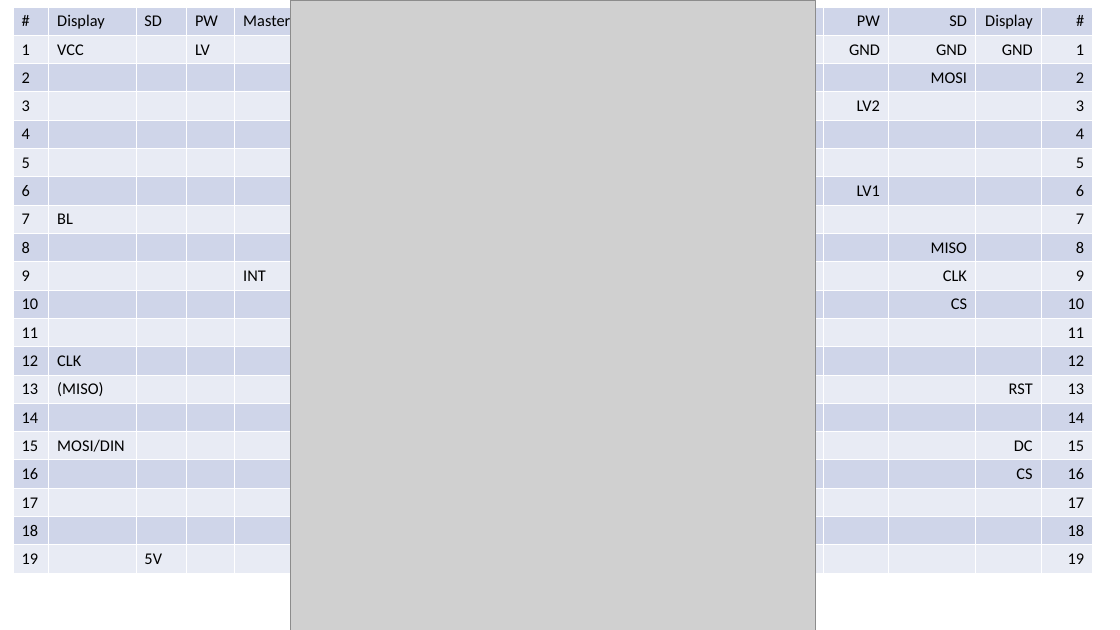
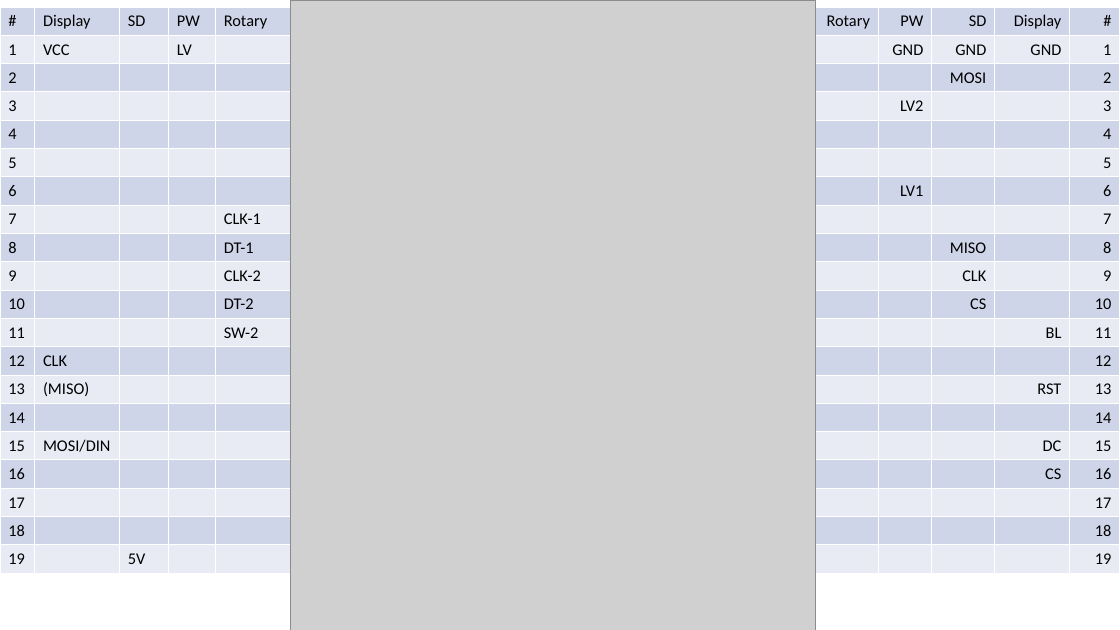
Before and after one commit to jeskes/activityboard, a slide deck: slide 20 of Activityboard.pptx. Drawn at 1120x630 pixels with LibreOffice and Linux fonts; fonts in the diff are those of the drawing; grey boxes stand for pictures. Boxes give left, top, right and bottom in pixels: in the first picture for what was removed or moved away, otherwise in the second. Text is boxed around its words. In the diff, an @@ line names an element or a change of style, - is before the commit and + after.

Commit message:
rework rotary encoder (move it to display ESP)

```diff
--- a/Activityboard.pptx
+++ b/Activityboard.pptx
@@ table at box(0, 7, 1120, 572) @@
-column 2, row 8: BL
+column 2, row 8: 
-column 5: Master Select |  |  |  |  |  |  |  |  | INT |  |  |  |  |  |  |  |  |  | 
+column 5: Rotary |  |  |  |  |  |  | CLK-1 | DT-1 | CLK-2 | DT-2 | SW-2 |  |  |  |  |  |  |  | 
+column 6: Rotary |  |  |  |  |  |  |  |  |  |  |  |  |  |  |  |  |  |  | 
-column 9, row 12: 
+column 9, row 12: BL
@@ table: place and size @@
-table at box(13, 7, 1093, 572)
+table at box(0, 7, 1120, 572)
```
Also in this commit, not shown: 1 other slide changed, 2 slides added, 11 other files.
